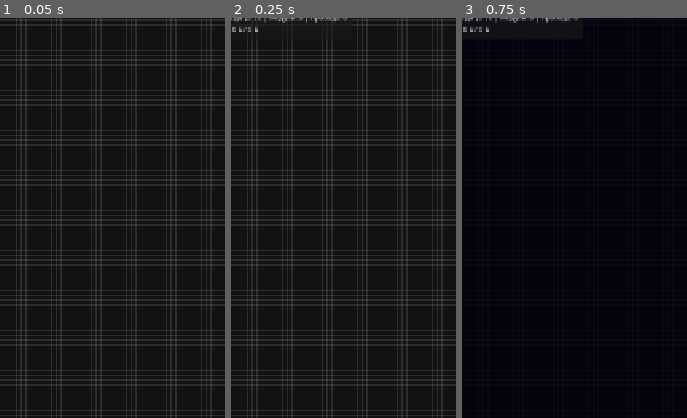
Above: before the commit, frames 1-3 (left to right).
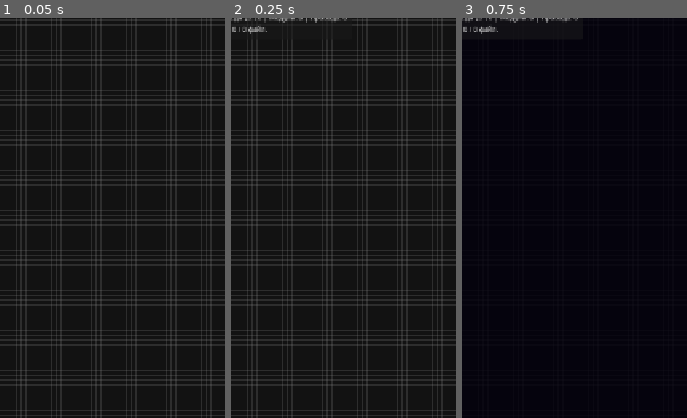
Above: after the commit, the same moments.

Repository: rkfsociety/UploadSimulator
Game: Godot game, scene res://scenes/main.tscn
Same seed, same stepped clock (60 frames per second), same inputs: the game is played once before the commit and once after it.
Inputs (mouse positions are % of the whole screen's width and height, from its top left):
- Up to frame 1 (0.05 s): no input
- Up to frame 2 (0.25 s): no input
- Up to frame 3 (0.75 s): click (50, 96) at 0.5 s
The pictures show only the part of the screen within x 6-56%, y 12-62%; the shares and areas given below are measured in that part.

Frame 1 is identical in both runs. In frame 2, 0.1% of the frame differs, in the area x 3-16%, y 2-4%; in frame 3, 0.1%.

Commit message:
Хранилище считает файлы в штуках, а не по весу
- Вместимость диска и занятость теперь в штуках файлов (база + за уровень из
  GameBalanceConfig, × множитель среды); размер файла влияет только на скорость
  передачи и доход
- GameStorageService/модуль: *_files вместо *_bytes; has_storage_space(count)
- Пайплайн: скачивание требует свободную ячейку (1), завершённый файл занимает её
- Метрика/статус хранилища и debug-оверлей — в штуках; обновлены defs, конфиг,
  тесты, README и game_balance.tres

Diff:
--- a/resources/game_balance.tres
+++ b/resources/game_balance.tres
@@ -10,10 +10,9 @@
 base_download_speed_bps = 100.0
 base_upload_speed_bps = 100.0
 legacy_speed_mbps = 3.5
-base_storage_legacy_kb = 32.0
-storage_capacity_legacy_kb_per_level = 40.0
+base_storage_files = 12
+storage_files_per_level = 6
 raw_file_legacy_mb = 18.0
-min_download_reserve_bytes = 96000.0
 text_file_bytes_min = 400.0
 text_file_bytes_max = 3200.0
 default_stored_file_bytes = 1000.0
--- a/scripts/core/defs/block_defs.gd
+++ b/scripts/core/defs/block_defs.gd
@@ -32,8 +32,9 @@
 		"shop_cost": 90,
 		"upgrade_base": 40,
 		"upgrade_mult": 1.5,
-		# Значение задаётся в sync_limits_from_balance() из GameBalanceConfig
-		"capacity_bytes_per_level": 1.0,
+		# Маркер модуля-хранилища: вместимость в штуках файлов растёт с уровнем
+		# (база и прирост за уровень — из GameBalanceConfig).
+		"capacity_files_per_level": 1.0,
 		"ports":
 		{
 			"file_in": {"kind": "file", "dir": "in"},
@@ -117,14 +118,9 @@
 	_validate_defs()
 
 
-# Ёмкость диска за уровень — из GameBalanceConfig (без записи в const TYPES)
+# Вместимость диска за уровень — из GameBalanceConfig (без записи в const TYPES)
 static func sync_limits_from_balance() -> void:
 	pass
-
-
-static func storage_capacity_bytes_per_level() -> float:
-	var cfg := GameConstants.get_balance_config()
-	return cfg.storage_capacity_legacy_kb_per_level * 1024.0 * GameConstants.BYTE_SIZE_SCALE
 
 
 static func get_block_color(type_id: String) -> Color:
@@ -259,9 +255,9 @@
 	for key in _REQUIRED_TYPE_KEYS:
 		if not type_def.has(key):
 			push_error("BlockDefs: тип «%s» не содержит обязательное поле «%s»." % [type_id, key])
-	if not type_def.has("effect_per_level") and not type_def.has("capacity_bytes_per_level"):
+	if not type_def.has("effect_per_level") and not type_def.has("capacity_files_per_level"):
 		push_error(
-			"BlockDefs: тип «%s» должен иметь effect_per_level или capacity_bytes_per_level." % type_id
+			"BlockDefs: тип «%s» должен иметь effect_per_level или capacity_files_per_level." % type_id
 		)
 	if cells_w(type_id) < MIN_CELLS_W or cells_h(type_id) < MIN_CELLS_H:
 		push_error(
--- a/scripts/core/game/game_balance_config.gd
+++ b/scripts/core/game/game_balance_config.gd
@@ -19,15 +19,13 @@
 @export var legacy_speed_mbps: float = 3.5
 
 @export_group("Хранилище и файлы")
-## Базовая ёмкость диска (условные КБ до масштабирования BYTE_SIZE_SCALE).
-@export var base_storage_legacy_kb: float = 32.0
-## Прирост ёмкости хранилища за уровень (условные КБ × BYTE_SIZE_SCALE).
-@export var storage_capacity_legacy_kb_per_level: float = 40.0
+## Базовая вместимость диска в штуках файлов (1-й уровень хранилища).
+@export var base_storage_files: int = 12
+## Прирост вместимости хранилища за уровень (штук файлов).
+@export var storage_files_per_level: int = 6
 ## Размер «сырого» файла в условных МБ (для совместимости, если понадобится).
 @export var raw_file_legacy_mb: float = 18.0
-## Минимум свободного места, чтобы разрешить новое скачивание (байт).
-@export var min_download_reserve_bytes: float = 96_000.0
-## Диапазон размера текстового файла при скачивании (байт).
+## Диапазон размера текстового файла при скачивании (байт) — влияет на длительность и доход.
 @export var text_file_bytes_min: float = 400.0
 @export var text_file_bytes_max: float = 3_200.0
 ## Размер файла по умолчанию в хранилище (если не задан явно).
@@ -56,10 +54,6 @@
 	return base_download_speed_bps / maxf(legacy_speed_mbps, 0.001)
 
 
-func base_storage_bytes() -> float:
-	return base_storage_legacy_kb * 1024.0 * byte_size_scale()
-
-
 func raw_file_bytes() -> float:
 	return raw_file_legacy_mb * byte_size_scale()
 
--- a/scripts/core/game/game_bonus.gd
+++ b/scripts/core/game/game_bonus.gd
@@ -4,7 +4,7 @@
 
 
 static func effect_at_level(type_id: String, level: int) -> float:
-	# Уровень 1 = база (без бонуса); бонус растёт с улучшениями, как и storage_capacity_bytes()
+	# Уровень 1 = база (без бонуса); бонус растёт с улучшениями, как и storage_capacity_files()
 	var lvl := maxi(1, level)
 	var per_level: float = float(BlockDefs.TYPES.get(type_id, {}).get("effect_per_level", 0.0))
 	return float(lvl - 1) * per_level
@@ -19,10 +19,11 @@
 	return base_duration / (1.0 + effect_at_level(type_id, level))
 
 
-static func storage_capacity_bytes(level: int) -> float:
+## Вместимость одного хранилища данного уровня в штуках файлов.
+static func storage_capacity_files(level: int) -> float:
 	var lvl := maxi(1, level)
-	var extra_bytes: float = float(lvl - 1) * BlockDefs.storage_capacity_bytes_per_level()
-	return GameConstants.BASE_STORAGE_BYTES + extra_bytes
+	var extra: float = float(lvl - 1) * float(GameConstants.STORAGE_FILES_PER_LEVEL)
+	return float(GameConstants.BASE_STORAGE_FILES) + extra
 
 
 static func upgrade_cost(type_id: String, level: int) -> int:
--- a/scripts/core/game/game_constants.gd
+++ b/scripts/core/game/game_constants.gd
@@ -16,12 +16,12 @@
 static var BASE_DOWNLOAD_SPEED_BPS: float
 static var BASE_UPLOAD_SPEED_BPS: float
 static var BYTE_SIZE_SCALE: float
-static var BASE_STORAGE_BYTES: float
+static var BASE_STORAGE_FILES: int
+static var STORAGE_FILES_PER_LEVEL: int
 static var RAW_FILE_BYTES: float
 static var DOWNLOAD_SIZE_SPEED_MULTIPLIER: float
 static var TEXT_FILE_BYTES_MIN: float
 static var TEXT_FILE_BYTES_MAX: float
-static var MIN_DOWNLOAD_RESERVE_BYTES: float
 static var START_DIAMONDS: int
 static var DIAMONDS_PER_UPLOAD: int
 static var DEFAULT_STORED_FILE_BYTES: float
@@ -62,13 +62,13 @@
 	BASE_DOWNLOAD_SPEED_BPS = cfg.base_download_speed_bps
 	BASE_UPLOAD_SPEED_BPS = cfg.base_upload_speed_bps
 	BYTE_SIZE_SCALE = cfg.byte_size_scale()
-	BASE_STORAGE_BYTES = cfg.base_storage_bytes()
+	BASE_STORAGE_FILES = cfg.base_storage_files
+	STORAGE_FILES_PER_LEVEL = cfg.storage_files_per_level
 	RAW_FILE_BYTES = cfg.raw_file_bytes()
 	MAX_TRANSFER_JOB_DURATION_SEC = cfg.max_transfer_job_duration_sec
 	DOWNLOAD_SIZE_SPEED_MULTIPLIER = MAX_TRANSFER_JOB_DURATION_SEC
 	TEXT_FILE_BYTES_MIN = cfg.text_file_bytes_min
 	TEXT_FILE_BYTES_MAX = cfg.text_file_bytes_max
-	MIN_DOWNLOAD_RESERVE_BYTES = cfg.min_download_reserve_bytes
 	START_DIAMONDS = cfg.start_diamonds
 	DIAMONDS_PER_UPLOAD = cfg.diamonds_per_upload
 	DEFAULT_STORED_FILE_BYTES = cfg.default_stored_file_bytes
--- a/scripts/core/game/game_display_service.gd
+++ b/scripts/core/game/game_display_service.gd
@@ -40,7 +40,7 @@
 				% ByteFormat.format_speed_bps(_pipeline.download_speed_for(uid))
 			)
 		"storage":
-			return "Ёмкость: %s" % ByteFormat.format_bytes(_storage.storage_capacity_for(uid))
+			return "Вместимость: %d файл." % int(_storage.storage_capacity_for(uid))
 		"uploader":
 			return (
 				"Скорость: %s" % ByteFormat.format_speed_bps(_pipeline.upload_speed_for(uid))
@@ -127,12 +127,8 @@
 
 
 func _fill_storage_display(target: Dictionary) -> void:
-	var used_pct := 0.0
-	if _storage.get_storage_capacity_bytes() > 0.0:
-		used_pct = (
-			_storage.get_storage_used_bytes() / _storage.get_storage_capacity_bytes() * 100.0
-		)
-	target["status"] = "Занято: %.0f%% · %d файл." % [used_pct, _data.get_stored_files().size()]
+	var cap := int(_storage.get_storage_capacity_files())
+	target["status"] = "Занято: %d / %d файл." % [_storage.get_storage_used_files(), cap]
 	var dl_queue := _data.get_download_queue()
 	if not dl_queue.is_empty():
 		var job: FileTransferJob = dl_queue[0]
--- a/scripts/core/game/game_pipeline_service.gd
+++ b/scripts/core/game/game_pipeline_service.gd
@@ -134,7 +134,7 @@
 	return check_collect_money()
 
 
-## Скачивание в очередь: IDLE, file_chain, очередь < MAX, запас MIN_DOWNLOAD_RESERVE на диске.
+## Скачивание в очередь: IDLE, file_chain, очередь < MAX, есть свободная ячейка на диске.
 func check_enqueue_download() -> GameOperationResult:
 	if _data.get_phase() != GameStateData.Phase.IDLE:
 		return GameOperationResult.fail(GameOperationResult.Code.PIPELINE_PHASE_BUSY)
@@ -143,7 +143,7 @@
 		return GameOperationResult.fail(GameOperationResult.Code.PIPELINE_NO_CHAIN)
 	if _data.get_download_queue().size() >= GameConstants.MAX_QUEUE_JOBS:
 		return GameOperationResult.fail(GameOperationResult.Code.PIPELINE_DOWNLOAD_QUEUE_FULL)
-	if not _storage.has_storage_space(GameConstants.MIN_DOWNLOAD_RESERVE_BYTES):
+	if not _storage.has_storage_space(1):
 		return GameOperationResult.fail(GameOperationResult.Code.PIPELINE_NO_STORAGE)
 	return GameOperationResult.ok()
 
@@ -218,10 +218,8 @@
 	var dl_level := _field.get_instance_level(dl_uid)
 	var quality := 1.0 + float(dl_level) * GameConstants.QUALITY_PER_DOWNLOADER_LEVEL
 	var speed_bps := download_speed_for(dl_uid)
-	# Случайный размер: не дольше MAX_TRANSFER_JOB_DURATION_SEC и не выше потолка типа
+	# Случайный размер влияет на длительность и доход; на вместимость диска (в штуках) — нет
 	var total_bytes := FileDefs.random_download_size_bytes(file_type_id, speed_bps, _rng)
-	if not _storage.has_storage_space(total_bytes):
-		return GameOperationResult.fail(GameOperationResult.Code.PIPELINE_NO_STORAGE)
 	var job := FileTransferJob.new()
 	job.file_type_id = file_type_id
 	job.title = FileDefs.get_type_label(file_type_id)
@@ -344,7 +342,8 @@
 
 
 func _try_store_completed_download(job: FileTransferJob) -> bool:
-	if not _storage.has_storage_space(job.size_bytes):
+	# Завершённый файл переходит из очереди на диск (та же ячейка); места нет только без хранилища
+	if not _storage.has_storage_space(1):
 		return false
 	var stored := StoredFileEntry.new()
 	stored.title = job.title
--- a/scripts/core/game/game_storage_service.gd
+++ b/scripts/core/game/game_storage_service.gd
@@ -1,6 +1,6 @@
 extends RefCounted
 class_name GameStorageService
-## Ёмкость и занятость диска (в байтах).
+## Вместимость и занятость диска (в штуках файлов).
 
 var _data: GameStateData
 var _field: GameFieldService
@@ -11,7 +11,8 @@
 	_field = field
 
 
-func get_storage_capacity_bytes() -> float:
+## Суммарная вместимость всех хранилищ на поле (штук файлов).
+func get_storage_capacity_files() -> float:
 	var total := 0.0
 	for inst: BlockInstance in _data.get_placed_blocks():
 		if inst.type_id == "storage":
@@ -19,27 +20,27 @@
 	return total
 
 
+## Вместимость конкретного хранилища (уровень × множитель среды), штук файлов.
 func storage_capacity_for(uid: String) -> float:
 	return (
-		GameBonus.storage_capacity_bytes(_field.get_instance_level(uid))
+		GameBonus.storage_capacity_files(_field.get_instance_level(uid))
 		* _data.get_env_multiplier("storage_capacity")
 	)
 
 
-func get_storage_used_bytes() -> float:
-	var used := 0.0
-	for job: FileTransferJob in _data.get_download_queue():
-		used += job.size_bytes
-	for entry: StoredFileEntry in _data.get_stored_files():
-		used += entry.size_bytes
-	for job: FileTransferJob in _data.get_upload_queue():
-		used += job.size_bytes
-	return used
+## Занято файлов: в очереди скачивания, на диске и в очереди выгрузки.
+func get_storage_used_files() -> int:
+	return (
+		_data.get_download_queue().size()
+		+ _data.get_stored_files().size()
+		+ _data.get_upload_queue().size()
+	)
 
 
-func has_storage_space(for_bytes: float) -> bool:
-	return get_storage_capacity_bytes() > 0.0 and get_storage_free_bytes() >= for_bytes
+## Хватает ли места ещё на count файлов (нужно хотя бы одно хранилище на поле).
+func has_storage_space(count: int = 1) -> bool:
+	return get_storage_capacity_files() > 0.0 and get_storage_free_files() >= float(count)
 
 
-func get_storage_free_bytes() -> float:
-	return maxf(0.0, get_storage_capacity_bytes() - get_storage_used_bytes())
+func get_storage_free_files() -> float:
+	return maxf(0.0, get_storage_capacity_files() - float(get_storage_used_files()))
--- a/scripts/core/game/modules/game_state_storage.gd
+++ b/scripts/core/game/modules/game_state_storage.gd
@@ -1,6 +1,6 @@
 extends RefCounted
 class_name GameStateStorage
-## Ёмкость и занятость диска.
+## Вместимость и занятость диска (в штуках файлов).
 
 var _svc: GameStorageService
 
@@ -9,17 +9,17 @@
 	_svc = svc
 
 
-func get_storage_capacity_bytes() -> float:
-	return _svc.get_storage_capacity_bytes()
+func get_storage_capacity_files() -> float:
+	return _svc.get_storage_capacity_files()
 
 
-func get_storage_used_bytes() -> float:
-	return _svc.get_storage_used_bytes()
+func get_storage_used_files() -> int:
+	return _svc.get_storage_used_files()
 
 
-func has_storage_space(for_bytes: float) -> bool:
-	return _svc.has_storage_space(for_bytes)
+func has_storage_space(count: int = 1) -> bool:
+	return _svc.has_storage_space(count)
 
 
-func get_storage_free_bytes() -> float:
-	return _svc.get_storage_free_bytes()
+func get_storage_free_files() -> float:
+	return _svc.get_storage_free_files()
--- a/scripts/debug/debug_overlay.gd
+++ b/scripts/debug/debug_overlay.gd
@@ -88,10 +88,10 @@
 			GameState.access.get_placed_blocks().size(),
 			GameState.access.get_wire_connections().size(),
 		],
-		"Диск: %s / %s"
+		"Диск: %d / %d файл."
 		% [
-			ByteFormat.format_bytes(GameState.storage.get_storage_used_bytes()),
-			ByteFormat.format_bytes(GameState.storage.get_storage_capacity_bytes()),
+			GameState.storage.get_storage_used_files(),
+			int(GameState.storage.get_storage_capacity_files()),
 		],
 	])
 	return "\n".join(lines)
--- a/tests/unit/test_game_bonus.gd
+++ b/tests/unit/test_game_bonus.gd
@@ -19,10 +19,10 @@
 		GameConstants.BASE_DOWNLOAD_SPEED_BPS * 1.1,
 		"скорость ур.2 downloader +10%",
 	)
-	var cap_l1 := GameBonus.storage_capacity_bytes(1)
-	var cap_l2 := GameBonus.storage_capacity_bytes(2)
+	var cap_l1 := GameBonus.storage_capacity_files(1)
+	var cap_l2 := GameBonus.storage_capacity_files(2)
 	if cap_l2 <= cap_l1:
-		errors.append("ёмкость хранилища растёт с уровнем")
+		errors.append("вместимость хранилища растёт с уровнем")
 	return errors
 
 
--- a/tests/unit/test_game_pipeline_critical.gd
+++ b/tests/unit/test_game_pipeline_critical.gd
@@ -64,15 +64,14 @@
 	stack.host.free()
 
 
-## Переполнение диска: завершённый файл не помещается — ожидающие задачи сбрасываются.
+## Нет хранилища: завершённый файл некуда класть — ожидающие задачи сбрасываются.
 func _test_storage_overflow_clears_pending_downloads(errors: Array[String]) -> void:
 	var stack := _make_stack()
 	var data: GameStateData = stack.data
-	var storage: GameStorageService = stack.storage
-	var pipeline: GamePipelineService = stack.pipeline
-	var cap := storage.get_storage_capacity_bytes()
+	var pipeline: GamePipelineService = stack.pipeline
+	# Хранилище на поле не размещено → вместимость 0 файлов
 	var filler := StoredFileEntry.new()
-	filler.size_bytes = GameValueBounds.size_bytes(cap - 50.0)
+	filler.size_bytes = 1000.0
 	filler.apply_bounds()
 	data.get_stored_files().append(filler)
 	var finishing := FileTransferJob.new()
Not shown, changed: README.md
